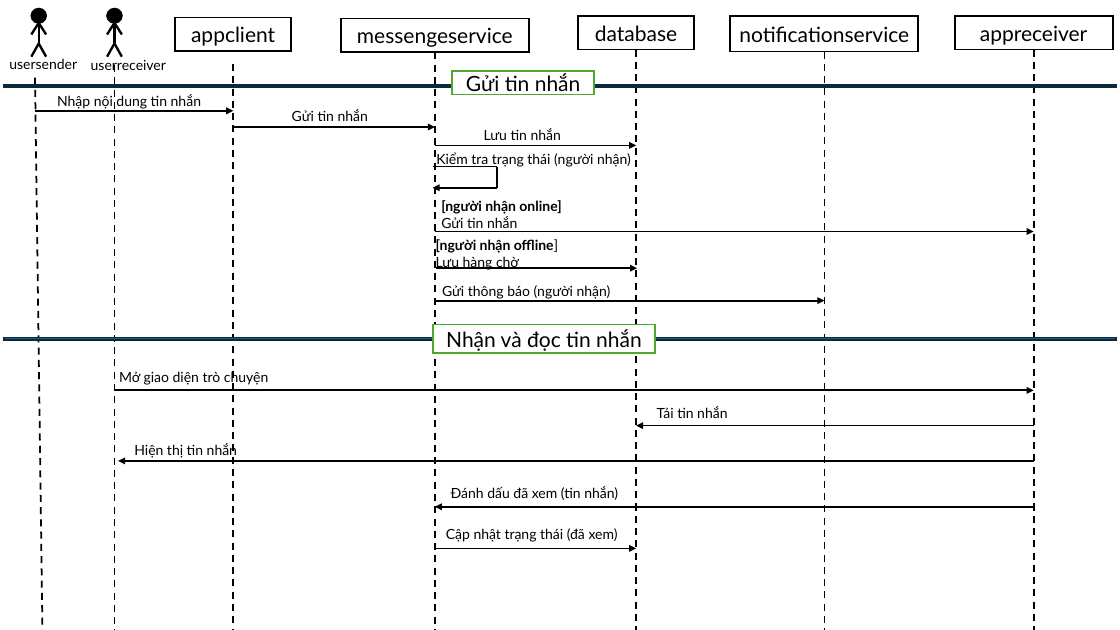
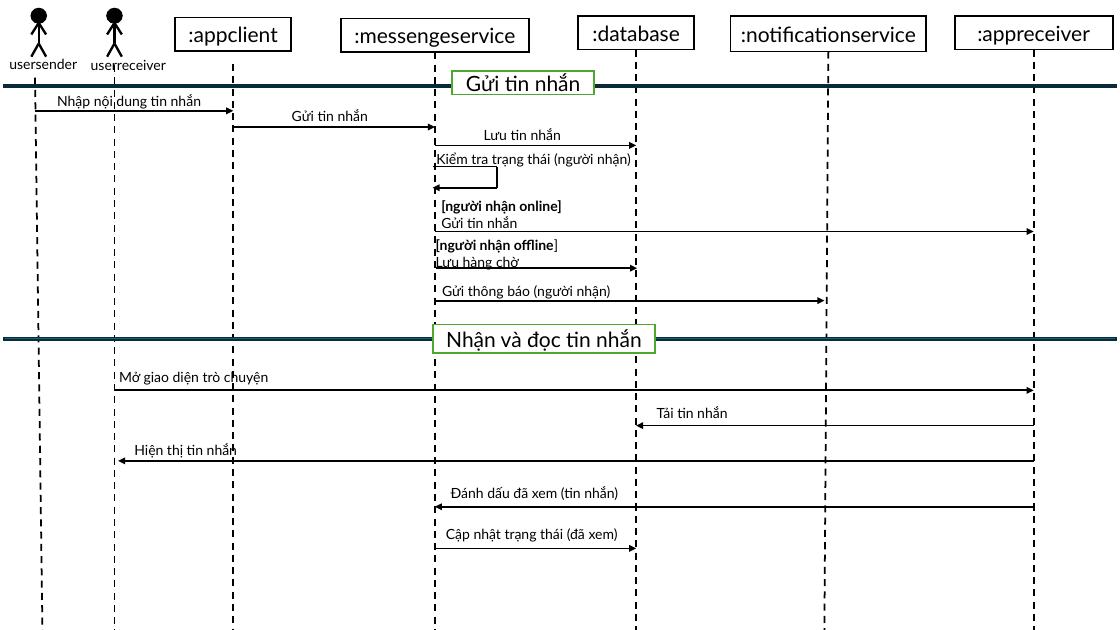
Before and after one commit to nguyenngoctung75/IT3120-PTTKHT, a slide deck: slide 1 of an/sequence.pptx. Drawn at 1120x630 pixels with LibreOffice and Linux fonts; fonts in the diff are those of the drawing. Boxes give left, top, right and bottom in pixels: in the first picture for what was removed or moved away, otherwise in the second. Text is boxed around its words. In the diff, an @@ line names an element or a change of style, - is before the commit and + after.

```diff
--- a/an/sequence.pptx
+++ b/an/sequence.pptx
@@ text in rectangle at box(188, 26, 277, 46): text changed @@
-appclient
+:appclient
@@ text in rectangle at box(354, 27, 515, 47): text changed @@
-messengeservice
+:messengeservice
@@ text in rectangle at box(592, 25, 680, 41): text changed @@
-database
+:database
@@ rectangle ":notificationservice": place and size @@
-rectangle ":notificationservice" at box(731, 16, 919, 52)
+rectangle ":notificationservice" at box(731, 16, 927, 52)
@@ text in rectangle at box(741, 26, 916, 42): text changed @@
-notificationservice
+:notificationservice
@@ text in rectangle at box(977, 25, 1090, 45): text changed @@
-appreceiver
+:appreceiver
@@ line moved from (824, 51) - (824, 630) to (828, 51) - (824, 630) @@
```
Also in this commit, not shown: 1 other file.
